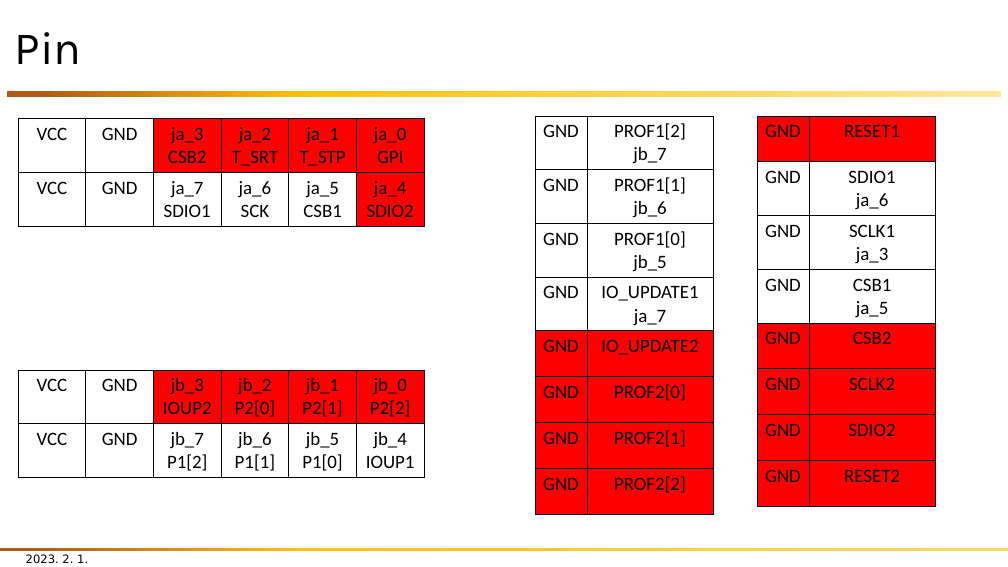
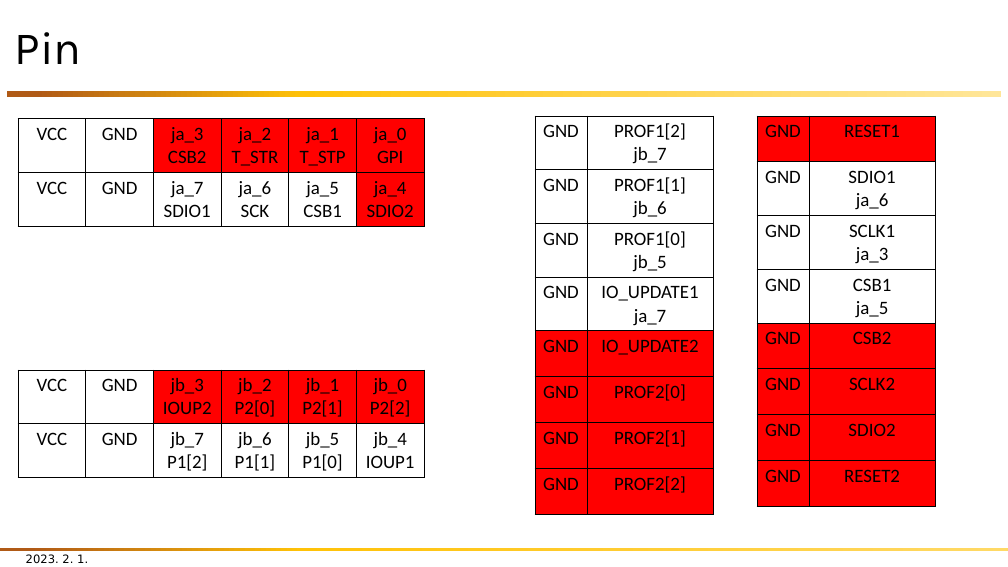
Before and after one commit to snu-quiqcl/AD9910, a slide deck: slide 11 of Document/PPT/DDS_Debugging3.pptx. Drawn at 1008x567 pixels with LibreOffice and Linux fonts; fonts in the diff are those of the drawing. Boxes give left, top, right and bottom in pixels: in the first picture for what was removed or moved away, otherwise in the second. Text is boxed around its words. In the diff, an @@ line names an element or a change of style, - is before the commit and + after.

```diff
--- a/Document/PPT/DDS_Debugging3.pptx
+++ b/Document/PPT/DDS_Debugging3.pptx
@@ table at box(18, 119, 426, 225) @@
-row 1, column 4: ja_2 / T_SRT
+row 1, column 4: ja_2 / T_STR
```
Also in this commit, not shown: 1 other slide changed, 1 slide added, 9 other files.
